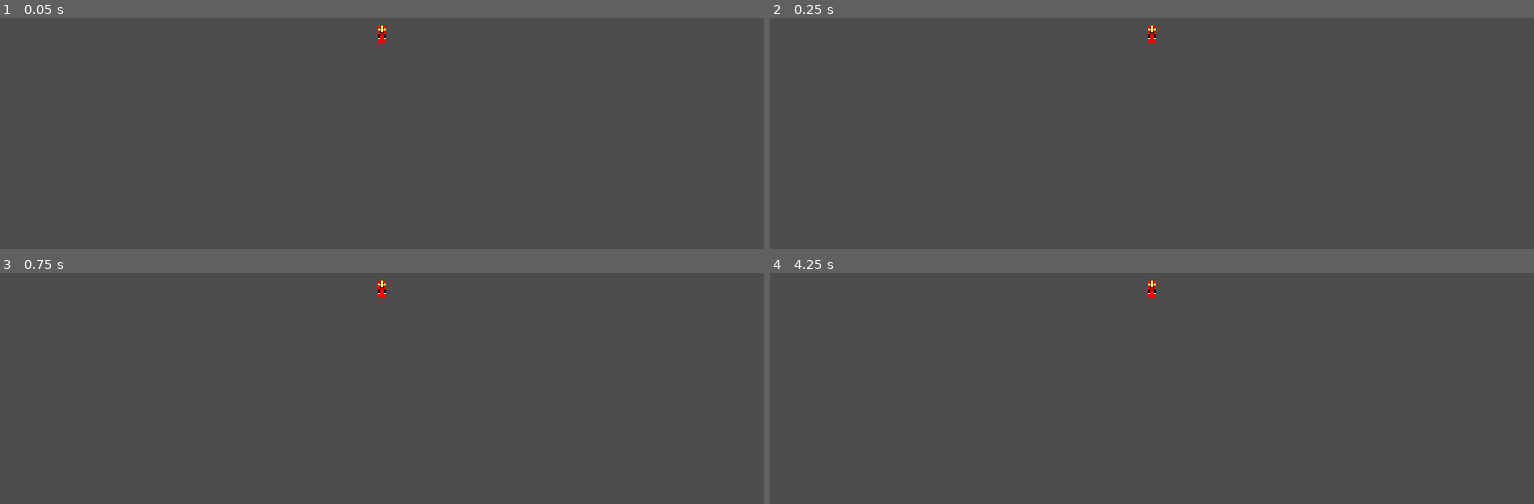
Above: before the commit, frames 1-4 (two rows, left to right).
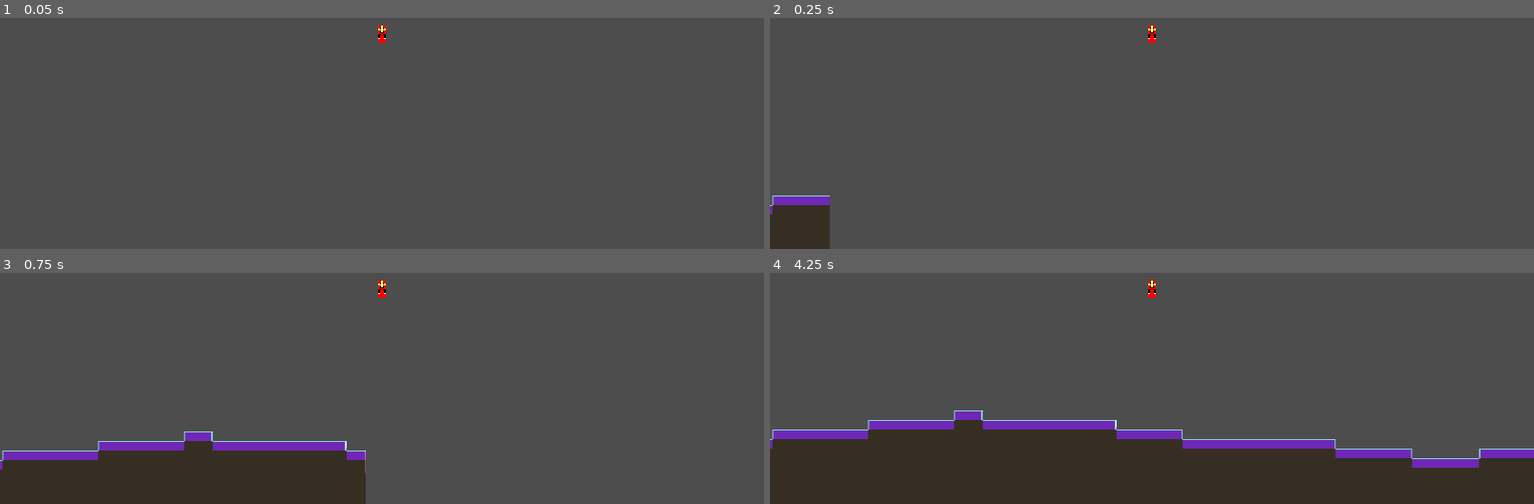
Above: after the commit, the same moments.

Repository: snuggyizme/terraria2
Game: Godot game, scene res://scenes/world.tscn
Same seed, same stepped clock (60 frames per second), same inputs: the game is played once before the commit and once after it.
Inputs:
- Up to frame 1 (0.05 s): no input
- Up to frame 2 (0.25 s): no input
- Up to frame 3 (0.75 s): tap A (a) at 0.6 s
- Up to frame 4 (4.25 s): tap D (d) at 0.8, 1.35, 3.8 s; tap S (s) at 1.55, 2.1 s; tap Enter at 2, 3.5 s; hold W (w) 2.03-2.78 s; tap Space at 2.75 s; tap W (w) at 2.85 s; tap A (a) at 3.05, 3.6 s

Frame 1 is identical in both runs. In frame 2, 1.8% of the frame differs, in the area x 0-8%, y 76-100%; in frame 3, 13%; in frame 4, 30%, in the area x 0-100%, y 59-100%.
Error before the commit: Parse Error: Expected ":" after "if" condition. (res://scripts/singletons/generator.gd:6)

Commit message:
Organization + Structure stuff

Diff:
--- a/project.godot
+++ b/project.godot
@@ -31,6 +31,7 @@
 [file_customization]
 
 folder_colors={
+"res://assets/sprites/_debug/": "red",
 "res://biomes/": "orange",
 "res://blocks/": "yellow"
 }
--- /dev/null
+++ b/resources/genPasses/structureShrine.tres
@@ -0,0 +1,10 @@
+[gd_resource type="Resource" script_class="StructureGenerationPass" format=3 uid="uid://bmwg3kmjr7apo"]
+
+[ext_resource type="Script" uid="uid://y2q1c87thvap" path="res://scripts/resourceDefinitions/generationPasses/structureGenerationPass.gd" id="1_dev6r"]
+[ext_resource type="Script" uid="uid://e7ytexf4stpy" path="res://scripts/resourceDefinitions/structures/shrine.gd" id="2_hoxro"]
+
+[resource]
+script = ExtResource("1_dev6r")
+allowedBlockOverrides = Array[StringName]([&"stone", &"_", &"andesite", &"dirt"])
+structureType = ExtResource("2_hoxro")
+metadata/_custom_type_script = "uid://y2q1c87thvap"
--- a/scenes/playerCharacter.tscn
+++ b/scenes/playerCharacter.tscn
@@ -1,7 +1,7 @@
 [gd_scene format=3 uid="uid://b2sm6gwvyn4rk"]
 
 [ext_resource type="Script" uid="uid://clagy45e22wqh" path="res://scripts/playerCharacter.gd" id="1_2jmuu"]
-[ext_resource type="Texture2D" uid="uid://c21m1860fbel5" path="res://assets/sprites/abomination.png" id="2_qn7b7"]
+[ext_resource type="Texture2D" uid="uid://c21m1860fbel5" path="res://assets/sprites/_debug/abomination.png" id="2_qn7b7"]
 
 [sub_resource type="RectangleShape2D" id="RectangleShape2D_g4v7s"]
 size = Vector2(6, 14)
--- a/scenes/singletons/generator.tscn
+++ b/scenes/singletons/generator.tscn
@@ -8,7 +8,8 @@
 [ext_resource type="Resource" uid="uid://cg5lh2gmy2ne6" path="res://resources/genPasses/mica.tres" id="5_buh6o"]
 [ext_resource type="Resource" uid="uid://dbno65eetabrx" path="res://resources/genPasses/dirtUnderground.tres" id="5_umcwn"]
 [ext_resource type="Resource" uid="uid://crlntnll1kg56" path="res://resources/genPasses/andesite.tres" id="7_umcwn"]
+[ext_resource type="Resource" uid="uid://bmwg3kmjr7apo" path="res://resources/genPasses/structureShrine.tres" id="9_procc"]
 
 [node name="Generator" type="Node" unique_id=1061561749]
 script = ExtResource("1_w83et")
-passes = Array[ExtResource("2_y1b5p")]([ExtResource("3_3tyiu"), ExtResource("5_buh6o"), ExtResource("4_buh6o"), ExtResource("5_umcwn"), ExtResource("7_umcwn"), ExtResource("5_4fms4")])
+passes = Array[ExtResource("2_y1b5p")]([ExtResource("3_3tyiu"), ExtResource("5_buh6o"), ExtResource("4_buh6o"), ExtResource("5_umcwn"), ExtResource("7_umcwn"), ExtResource("5_4fms4"), ExtResource("9_procc")])
--- a/scenes/world.tscn
+++ b/scenes/world.tscn
@@ -3,7 +3,7 @@
 [ext_resource type="PackedScene" uid="uid://b2sm6gwvyn4rk" path="res://scenes/playerCharacter.tscn" id="2_4wyf3"]
 [ext_resource type="Script" uid="uid://c0m83nl5c7xn8" path="res://scripts/chunkController.gd" id="2_rwgxs"]
 [ext_resource type="Script" uid="uid://b4gm5ih40rkal" path="res://scripts/f3.gd" id="3_4wyf3"]
-[ext_resource type="Texture2D" uid="uid://d16n48bt01u6d" path="res://assets/_debug/check.png" id="4_k0juu"]
+[ext_resource type="Texture2D" uid="uid://d16n48bt01u6d" path="res://assets/sprites/_debug/check.png" id="4_k0juu"]
 
 [sub_resource type="StyleBoxFlat" id="StyleBoxFlat_k0juu"]
 bg_color = Color(0, 0, 0, 0.3019608)
--- a/scripts/chunkController.gd
+++ b/scripts/chunkController.gd
@@ -52,6 +52,7 @@
 		chunk.chunkPosition = i
 		add_child(chunk)
 		loadedChunks[i] = chunk
+		Global.worldGenerationContext.chunks[i] = chunk
 
 		chunkCreated.emit(await chunk.chunkReady)
 
--- a/scripts/resourceDefinitions/block.gd
+++ b/scripts/resourceDefinitions/block.gd
@@ -1,4 +1,4 @@
-@icon("res://assets/sprites/theThingo.png")
+@icon("res://assets/sprites/_debug/theThingo.png")
 class_name Block extends Resource
 
 @export_group("Display")
--- a/scripts/resourceDefinitions/generationContext.gd
+++ b/scripts/resourceDefinitions/generationContext.gd
@@ -22,3 +22,29 @@
 
 func isSolid(localPos: Vector2i) -> bool:
 	return ( getBlock(localPos) != &"_" )
+
+func getGlobalBlock(globalPos: Vector2i) -> StringName:
+	var blockChunkPos: Vector2i = getChunkPos(globalPos)
+	var localPos: Vector2i = getLocalPos(globalPos)
+
+	var chunk: Chunk = world.chunks.get(blockChunkPos)
+
+	if chunk == null:
+		return &"_"
+
+	return chunk.blocks.get(localPos, &"_")
+
+func getChunkPos(globalPos: Vector2i) -> Vector2i:
+	return Vector2i(
+		floori(float(globalPos.x) / Global.DIMENSION.x),
+		floori(float(globalPos.y) / Global.DIMENSION.y),
+	)
+
+func getLocalPos(globalPos: Vector2i) -> Vector2i:
+	return Vector2i(
+		posmod(globalPos.x, Global.DIMENSION.x),
+		posmod(globalPos.y, Global.DIMENSION.y),
+	)
+
+func isGlobalPosInChunkPos(gP: Vector2i, cP: Vector2i) -> bool:
+	return ( getChunkPos(gP) == cP )
--- a/scripts/resourceDefinitions/generationPasses/noiseReplacerGenerationPass.gd
+++ b/scripts/resourceDefinitions/generationPasses/noiseReplacerGenerationPass.gd
@@ -1,4 +1,4 @@
-@icon("res://assets/sprites/redStar.png")
+@icon("res://assets/sprites/_debug/redStar.png")
 class_name NoiseReplacerGenerationPass extends GenerationPass
 
 @export var targets: Array[StringName]
--- a/scripts/resourceDefinitions/generationPasses/structureGenerationPass.gd
+++ b/scripts/resourceDefinitions/generationPasses/structureGenerationPass.gd
@@ -1,4 +1,39 @@
+@icon("res://assets/sprites/_debug/redStar.png")
 class_name StructureGenerationPass extends GenerationPass
 
+@export var allowedBlockOverrides: Array[StringName]
+@export var structureType: Script
+
 func generate(context: GenerationContext) -> void:
-	var structures: Dictionary[Vector2i, Structure] = context.world.
+	var structures: Dictionary[Vector2i, Structure] = context.world.structures
+
+	for structurePos: Vector2i in structures.keys():
+		var structure: Structure = structures[structurePos]
+		var blocksInChunk: Array[Vector2i] = []
+
+		# The structure is not of type <structureType>: skip
+		if is_instance_of(structure, structureType):
+			continue
+
+		# The structure has been scanned in another chunk and had a wrong block: skip
+		if structure.markedInvalid:
+			continue
+
+		# The structure has a wrong block: skip
+		for blockPos: Vector2i in structure.blocks.keys():
+			var globalPos: Vector2i = structurePos + blockPos
+
+			# Add to list of blocks we can place if we end up wanting to
+			if context.isGlobalPosInChunkPos(globalPos, context.chunkPos):
+				blocksInChunk.append(globalPos)
+
+			if not context.getGlobalBlock(globalPos) in allowedBlockOverrides:
+				structure.markedInvalid = true # you fucking failure
+				break
+		if structure.markedInvalid:
+			continue
+
+		# Yip yip yipee!!!! We make structure now
+		for blockPos: Vector2i in blocksInChunk:
+			var block: StringName = structure.blocks[blockPos]
+			context.setBlock(context.getLocalPos(blockPos), block)
--- a/scripts/resourceDefinitions/generationPasses/surfaceGenerationPass.gd
+++ b/scripts/resourceDefinitions/generationPasses/surfaceGenerationPass.gd
@@ -1,4 +1,4 @@
-@icon("res://assets/sprites/redStar.png")
+@icon("res://assets/sprites/_debug/redStar.png")
 class_name SurfaceGenerationPass extends GenerationPass
 
 @export var air: StringName
--- a/scripts/resourceDefinitions/structure.gd
+++ b/scripts/resourceDefinitions/structure.gd
@@ -1,6 +1,7 @@
 class_name Structure extends Resource
 
 var blocks: Dictionary[Vector2i, StringName]
+var markedInvalid: bool = false ## If this is true, don't even bother checking if its valid or not.
 
 func generate(_globalPos: Vector2i) -> void:
 	pass
--- a/scripts/resourceDefinitions/worldGenerationContext.gd
+++ b/scripts/resourceDefinitions/worldGenerationContext.gd
@@ -1,5 +1,6 @@
-class_name WorldGenerationContext extends RefCounted
+class_name WorldGenerationContext extends RefCounted # make resource for save/loading.
 
+var chunks: Dictionary[Vector2i, Chunk]
 var mySeed: int = 0
 var dimension: Vector2i
 var structures: Dictionary[Vector2i, Structure] = {}
--- a/scripts/singletons/generator.gd
+++ b/scripts/singletons/generator.gd
@@ -3,7 +3,5 @@
 @export var passes: Array[GenerationPass]
 
 func generate(context: GenerationContext) -> void:
-	if context.chunkPos
-
 	for i in passes:
 		i.generate(context)
--- a/scripts/singletons/global.gd
+++ b/scripts/singletons/global.gd
@@ -35,53 +35,53 @@
 var worldGenerationContext: WorldGenerationContext
 
 func _ready() -> void:
-    worldGenerationContext = WorldGenerationContext.new(
-        Global.WORLD_DIMENSION
-    )
+	worldGenerationContext = WorldGenerationContext.new(
+		Global.WORLD_DIMENSION
+	)
 
-    blockDict = getBlocks()
-    biomeArray = getBiomes()
+	blockDict = getBlocks()
+	biomeArray = getBiomes()
 
-    # Todo: base this off of worldGenerationContext.mySeed instead of unrelated
-    randomize()
-    noise.seed = randi()
-    genBiomeNoise.seed = randi()
-    stoneTypeNoise.seed = randi()
+	# Todo: base this off of worldGenerationContext.mySeed instead of unrelated
+	randomize()
+	noise.seed = randi()
+	genBiomeNoise.seed = randi()
+	stoneTypeNoise.seed = randi()
 
 func getBlocks(debug := false) -> Dictionary[StringName, Block]:
-    var export: Dictionary[StringName, Block] = {}
+	var export: Dictionary[StringName, Block] = {}
 
-    var dir := DirAccess.open("res://blocks")
-    dir.list_dir_begin()
+	var dir := DirAccess.open("res://blocks")
+	dir.list_dir_begin()
 
-    for file: String in dir.get_files():
-        var resource := load("res://blocks/" + file)
+	for file: String in dir.get_files():
+		var resource := load("res://blocks/" + file)
 
-        if (file.get_extension() == "tres"):
-            file = file.replace(".tres", "")
+		if (file.get_extension() == "tres"):
+			file = file.replace(".tres", "")
 
-        if debug:
-            print(resource)
+		if debug:
+			print(resource)
 
-        export[StringName(file)] = resource
+		export[StringName(file)] = resource
 
-    return export
+	return export
 
 func getBiomes(debug := false) -> Array[Biome]:
-    var export: Array[Biome] = []
+	var export: Array[Biome] = []
 
-    var dir := DirAccess.open("res://biomes")
-    dir.list_dir_begin()
+	var dir := DirAccess.open("res://biomes")
+	dir.list_dir_begin()
 
-    for file: String in dir.get_files():
-        var resource := load("res://biomes/" + file)
+	for file: String in dir.get_files():
+		var resource := load("res://biomes/" + file)
 
-        if (file.get_extension() == "tres"):
-            file = file.replace(".tres", "")
+		if (file.get_extension() == "tres"):
+			file = file.replace(".tres", "")
 
-        if debug:
-            print(resource)
+		if debug:
+			print(resource)
 
-        export.append(resource)
+		export.append(resource)
 
-    return export
+	return export
Renamed: assets/sprites/abomination.png -> assets/sprites/_debug/abomination.png
Not shown, changed: assets/sprites/_debug/abomination.png.import
Renamed: assets/_debug/check.aseprite -> assets/sprites/_debug/check.aseprite
Renamed: assets/_debug/check.png -> assets/sprites/_debug/check.png
Not shown, changed: assets/sprites/_debug/check.png.import
Renamed: assets/sprites/redStar.png -> assets/sprites/_debug/redStar.png
Not shown, changed: assets/sprites/_debug/redStar.png.import
Renamed: assets/sprites/theThingo.png -> assets/sprites/_debug/theThingo.png
Not shown, changed: assets/sprites/_debug/theThingo.png.import
Renamed: assets/sprites/workspace8x8.png -> assets/sprites/_debug/workspace8x8.png
Not shown, changed: assets/sprites/_debug/workspace8x8.png.import
